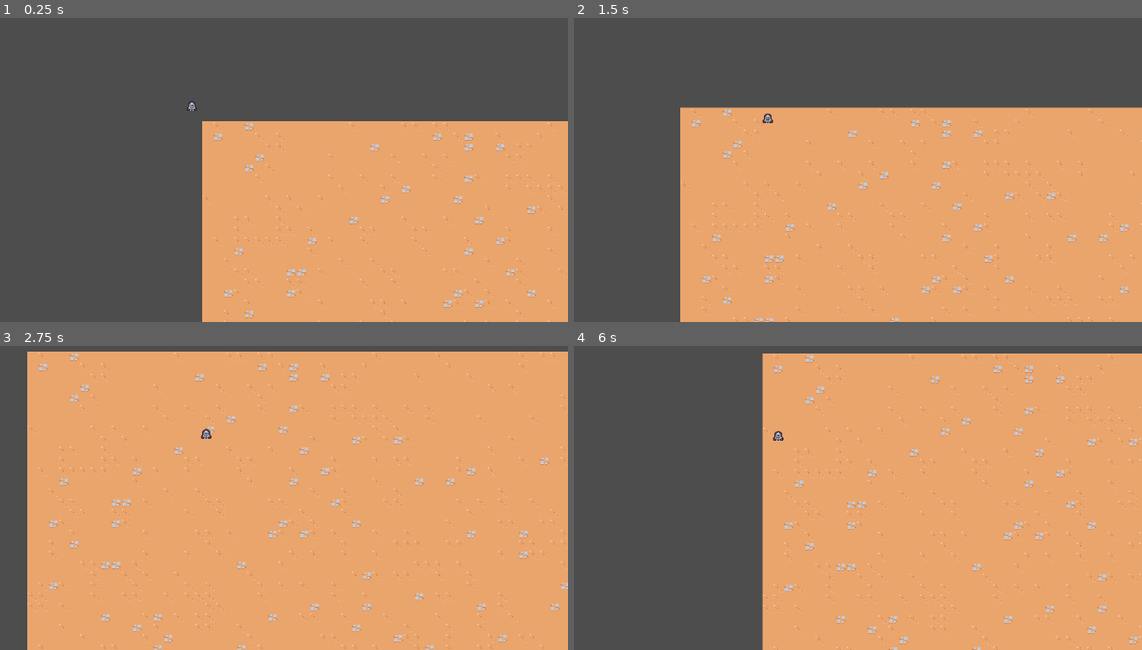
Above: before the commit, frames 1-4 (two rows, left to right).
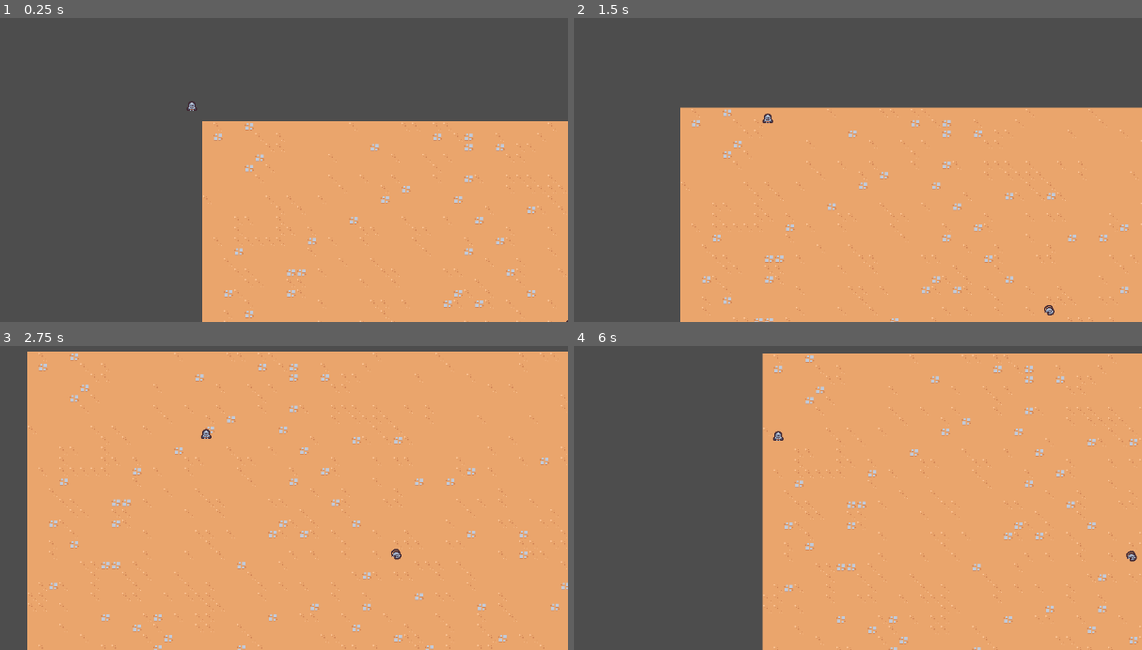
Above: after the commit, the same moments.

Repository: justknick/myFirst2DSurvivorsGame
Game: Godot game, scene res://scenes/main/main.tscn
The game is run twice, just before and just after one commit, with the same random seed, the same clock (stepped at 60 frames per second) and the same inputs.
Inputs:
- Up to frame 1 (0.25 s): no input
- Up to frame 2 (1.5 s): tap Enter at 0.5 s; hold D (move_right) 0.53-1.28 s; hold S (move_down) from 1.28 s (still down)
- Up to frame 3 (2.75 s): release S (move_down) at 2.03 s; hold D (move_right) from 2.03 s (still down)
- Up to frame 4 (6 s): release D (move_right) at 2.78 s; hold W (move_up) 2.78-3.53 s; hold A (move_left) 3.53-5.03 s; hold S (move_down) 5.03-5.78 s; hold D (move_right) from 5.78 s (still down)

The runs differ from the first frame. In frame 1, less than 0.1% of the frame differs, in the area x 99-100%, y 99-100%; in frame 2, less than 0.1%; in frame 3, less than 0.1%; in frame 4, less than 0.1%, in the area x 97-100%, y 67-71%.

Commit message:
added basic_enemy scene // updated main scene (added basic_enemy to main scene)

Diff:
--- /dev/null
+++ b/scenes/basic_enemy/basic_enemy.gd
@@ -0,0 +1,21 @@
+extends CharacterBody2D
+
+const MAX_SPEED = 75
+
+
+# Called when the node enters the scene tree for the first time.
+func _ready():
+	pass # Replace with function body.
+
+
+# Called every frame. 'delta' is the elapsed time since the previous frame.
+func _process(delta):
+	pass
+
+
+#
+func get_direction_to_player():
+	var player_node = get_tree().get_first_node_in_group("player") as Node2D
+	if player_node != null:
+		return (player_node.global_position - global_position).normalized()
+	return Vector2.ZERO
--- /dev/null
+++ b/scenes/basic_enemy/basic_enemy.tscn
@@ -0,0 +1,16 @@
+[gd_scene load_steps=4 format=3 uid="uid://denkueydt5rnh"]
+
+[ext_resource type="Script" path="res://scenes/basic_enemy/basic_enemy.gd" id="1_ydhnh"]
+[ext_resource type="Texture2D" uid="uid://138ki7nr65ho" path="res://scenes/basic_enemy/tile_0124.png" id="2_mcspf"]
+
+[sub_resource type="CircleShape2D" id="CircleShape2D_77axf"]
+radius = 6.0
+
+[node name="BasicEnemy" type="CharacterBody2D"]
+script = ExtResource("1_ydhnh")
+
+[node name="Sprite2D" type="Sprite2D" parent="."]
+texture = ExtResource("2_mcspf")
+
+[node name="CollisionShape2D" type="CollisionShape2D" parent="."]
+shape = SubResource("CircleShape2D_77axf")
--- a/scenes/main/main.tscn
+++ b/scenes/main/main.tscn
@@ -1,8 +1,9 @@
-[gd_scene load_steps=4 format=3 uid="uid://ygwo6mvj4iit"]
+[gd_scene load_steps=5 format=3 uid="uid://ygwo6mvj4iit"]
 
 [ext_resource type="PackedScene" uid="uid://dd7snnvjk0ui1" path="res://scenes/player/player.tscn" id="1_40gqh"]
 [ext_resource type="PackedScene" uid="uid://ck6qch477klc2" path="res://scenes/game_camera/game_camera.tscn" id="1_dse0x"]
 [ext_resource type="TileSet" uid="uid://bkdm2kbyp4dlb" path="res://resources/tileset.tres" id="1_l4d1i"]
+[ext_resource type="PackedScene" uid="uid://denkueydt5rnh" path="res://scenes/basic_enemy/basic_enemy.tscn" id="4_5p077"]
 
 [node name="Main" type="Node"]
 
@@ -14,3 +15,6 @@
 layer_0/tile_data = PackedInt32Array(65537, 0, 4, 65538, 65536, 4, 65539, 0, 4, 65540, 0, 4, 65541, 393216, 3, 131077,  …(41190 unchanged characters)…
 
 [node name="Player" parent="." instance=ExtResource("1_40gqh")]
+
+[node name="BasicEnemy" parent="." instance=ExtResource("4_5p077")]
+position = Vector2(581, 327)
Binary file added: scenes/basic_enemy/tile_0124.png
Not shown, added: scenes/basic_enemy/tile_0124.png.import
